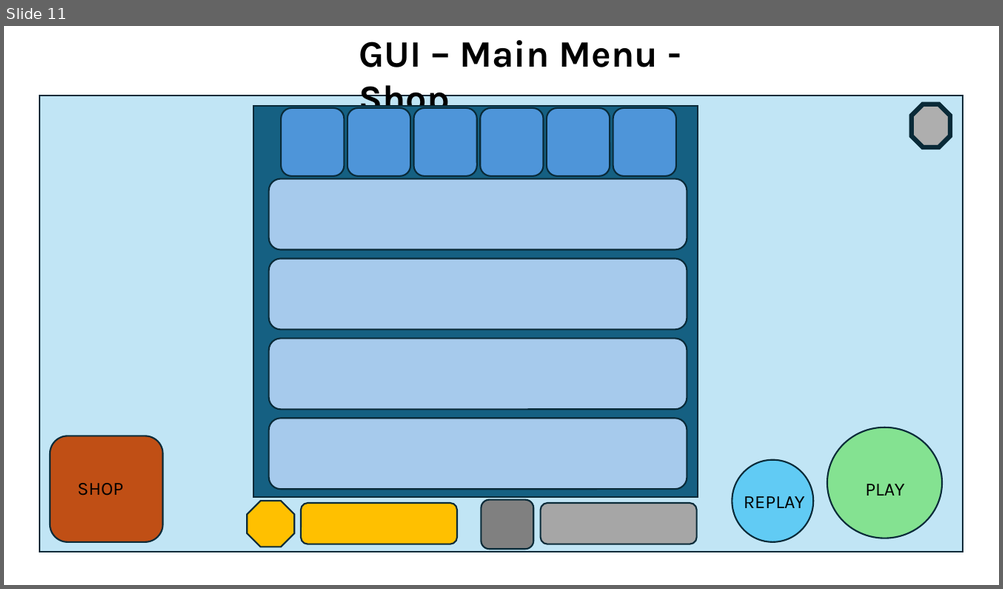
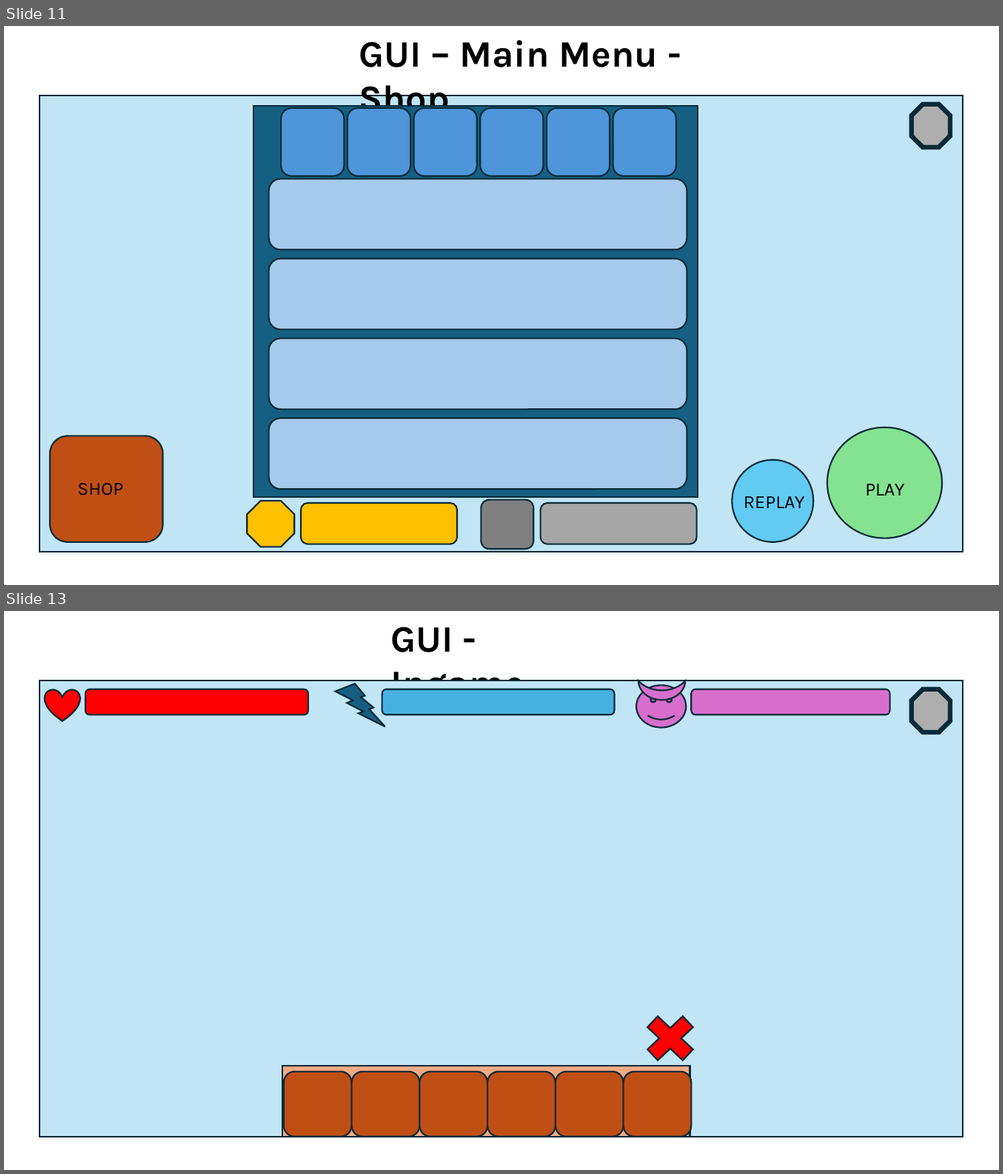
Before and after one commit to phtuan2905/castledefend, a slide deck: Castle Defend.pptx. Shown one above the other, each under a label of ours: slide 11 before the commit, slides 11 and 13 after it; the slides between them are not shown. The pictures are 1003x589 and 1003x1174 pixels, drawn with LibreOffice and Linux fonts; fonts in the diff are those of the drawing. Boxes give left, top, right and bottom in pixels: in the first picture for what was removed or moved away, otherwise in the second. Text is boxed around its words. In the diff, an @@ line names an element or a change of style, - is before the commit and + after.

```diff
--- a/Castle Defend.pptx
+++ b/Castle Defend.pptx
@@ slide 13 added at [4, 611, 999, 1170], background #FFFFFF @@
@@ text added at [391, 627, 524, 706], 36 pt, text #000000, bold @@
+GUI - Ingame
@@ rectangle added at [39, 681, 962, 1138], fill #C1E5F5, outline #092A39 1.5 pt @@
@@ heart added at [44, 689, 79, 721], fill #FF0000, outline #092A39 1.5 pt @@
@@ rounded rectangle added at [85, 689, 308, 715], fill #FF0000, outline #092A39 1.5 pt @@
@@ lightning bolt added at [336, 684, 385, 726], fill #156082, outline #092A39 1.5 pt @@
@@ rounded rectangle added at [382, 689, 614, 715], fill #46B1E1, outline #092A39 1.5 pt @@
@@ smiley face added at [636, 686, 686, 728], fill #D86ECC, outline #092A39 1.5 pt @@
@@ moon added at [639, 681, 686, 700], fill #D86ECC, outline #092A39 1.5 pt @@
@@ rounded rectangle added at [691, 689, 890, 715], fill #D86ECC, outline #092A39 1.5 pt @@
@@ octagon added at [911, 689, 950, 732], fill #AEAEAE, outline #092A39 4.5 pt @@
@@ cross added at [636, 1006, 704, 1071], fill #FF0000, outline #092A39 1.5 pt @@
@@ rectangle added at [282, 1066, 690, 1137], fill #F2AA84, outline #092A39 1.5 pt @@
@@ rounded rectangle added at [284, 1072, 352, 1137], fill #C04F15, outline #092A39 1.5 pt @@
@@ rounded rectangle added at [352, 1072, 420, 1137], fill #C04F15, outline #092A39 1.5 pt @@
@@ rounded rectangle added at [420, 1072, 487, 1137], fill #C04F15, outline #092A39 1.5 pt @@
@@ rounded rectangle added at [487, 1072, 555, 1137], fill #C04F15, outline #092A39 1.5 pt @@
@@ rounded rectangle added at [555, 1072, 623, 1137], fill #C04F15, outline #092A39 1.5 pt @@
@@ rounded rectangle added at [623, 1072, 691, 1137], fill #C04F15, outline #092A39 1.5 pt @@
```
Also in this commit, not shown: 1 slide changed, 1 other slide added, 9 other files.
